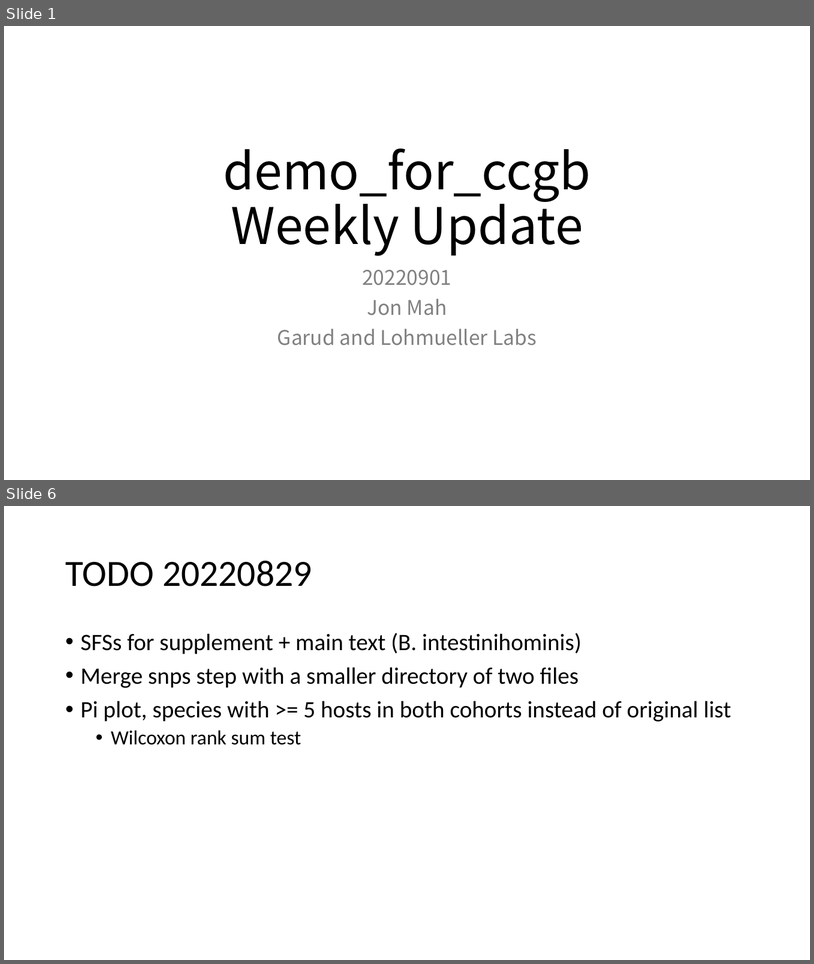
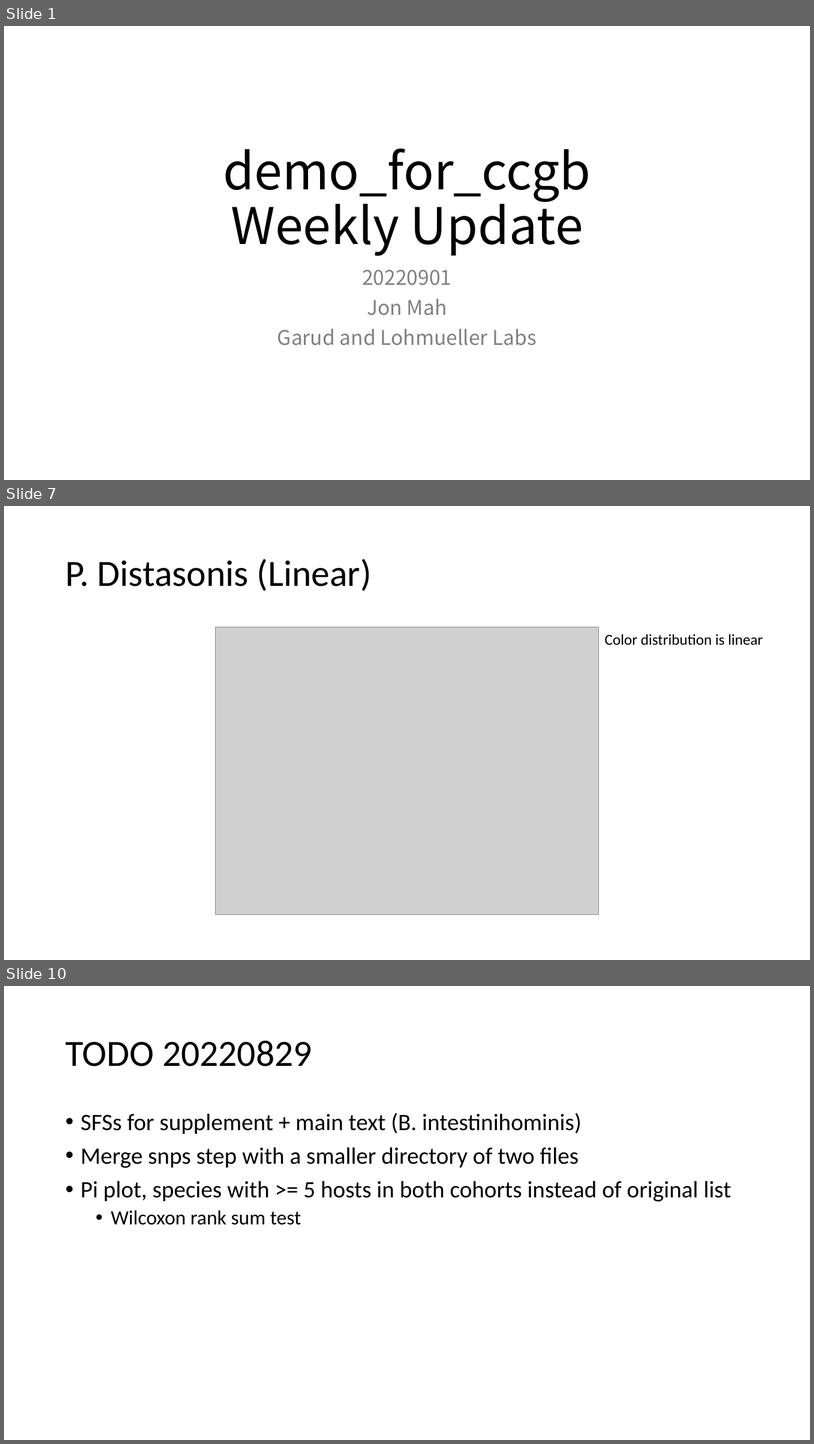
Before and after one commit to jon-mah/demo_for_ccgb, a slide deck: Summary/20220901_microbiome_demographic_slides.pptx. Shown one above the other, each under a label of ours: slides 1 and 6 before the commit, slides 1, 7 and 10 after it; the slides between them are not shown. The pictures are 814x964 and 814x1444 pixels, drawn with LibreOffice and Linux fonts; fonts in the diff are those of the drawing; grey boxes stand for pictures. Boxes give left, top, right and bottom in pixels: in the first picture for what was removed or moved away, otherwise in the second. Text is boxed around its words. In the diff, an @@ line names an element or a change of style, - is before the commit and + after.

```diff
--- a/Summary/20220901_microbiome_demographic_slides.pptx
+++ b/Summary/20220901_microbiome_demographic_slides.pptx
@@ slide 7 added at [4, 506, 810, 960], background #FFFFFF @@
@@ title added at [65, 559, 372, 591], 44 pt, text #000000 @@
+P. Distasonis (Linear)
@@ picture added at [215, 627, 599, 915] @@
@@ text added at [605, 634, 763, 645], 18 pt, text #000000 @@
+Color distribution is linear
@@ what was slide 6 is now slide 10 @@
```
Also in this commit, not shown: 4 slides changed, 3 other slides added, 1 other file.
